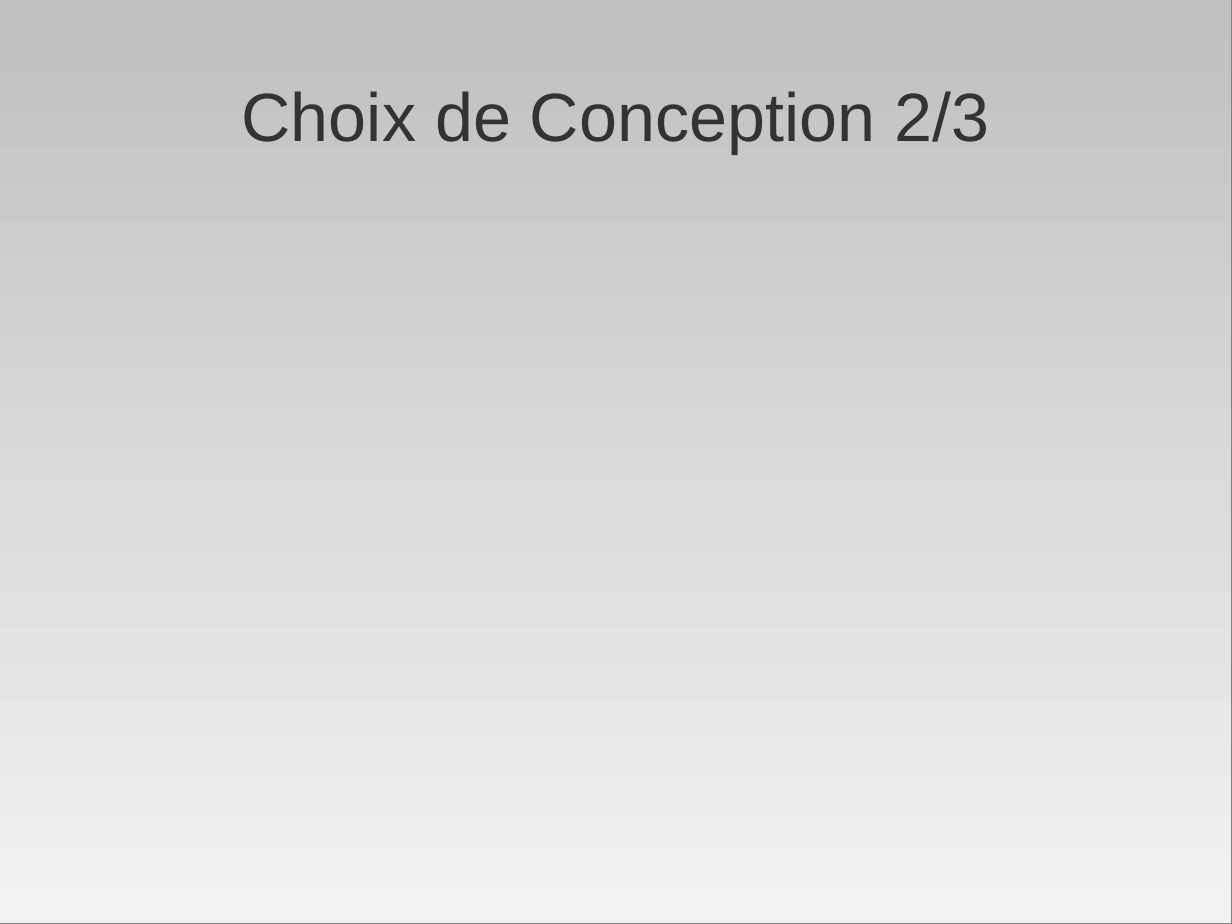
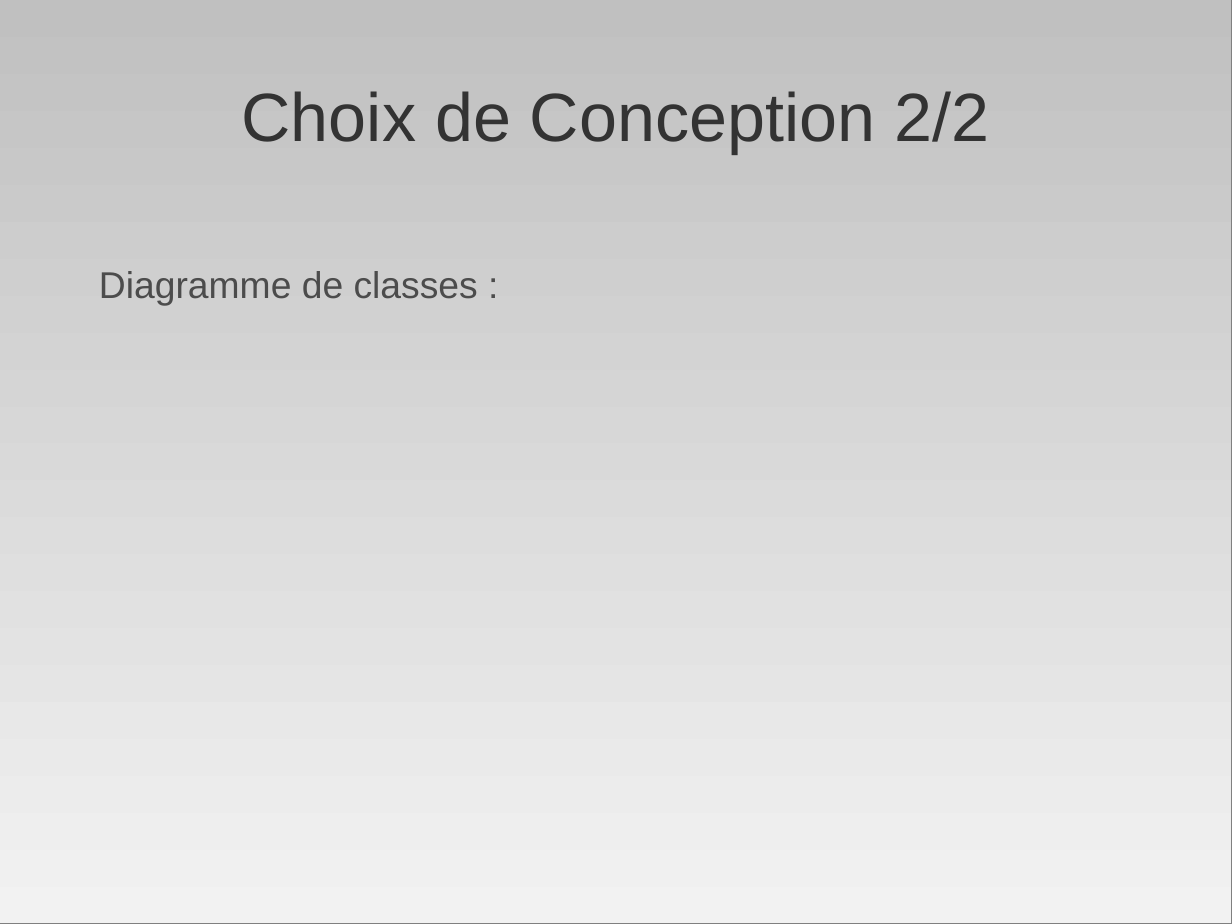
Before and after one commit to AniceK/craketeam, a slide deck: slide 8 of Documentation/Presentation/diapo_craketeam.odp. Drawn at 1232x924 pixels with LibreOffice and Linux fonts; fonts in the diff are those of the drawing. Boxes give left, top, right and bottom in pixels: in the first picture for what was removed or moved away, otherwise in the second. Text is boxed around its words. In the diff, an @@ line names an element or a change of style, - is before the commit and + after.

```diff
--- a/Documentation/Presentation/diapo_craketeam.odp
+++ b/Documentation/Presentation/diapo_craketeam.odp
@@ title at <box>242,91,989,153</box>: text changed @@
-Choix de Conception 2/3
+Choix de Conception 2/2
@@ text added at <box>99,271,478,305</box>, 24 pt, text #4C4C4C @@
+Diagramme de classes :
```
Also in this commit, not shown: 3 other slides changed, 1 slide added, 2 slides removed.
